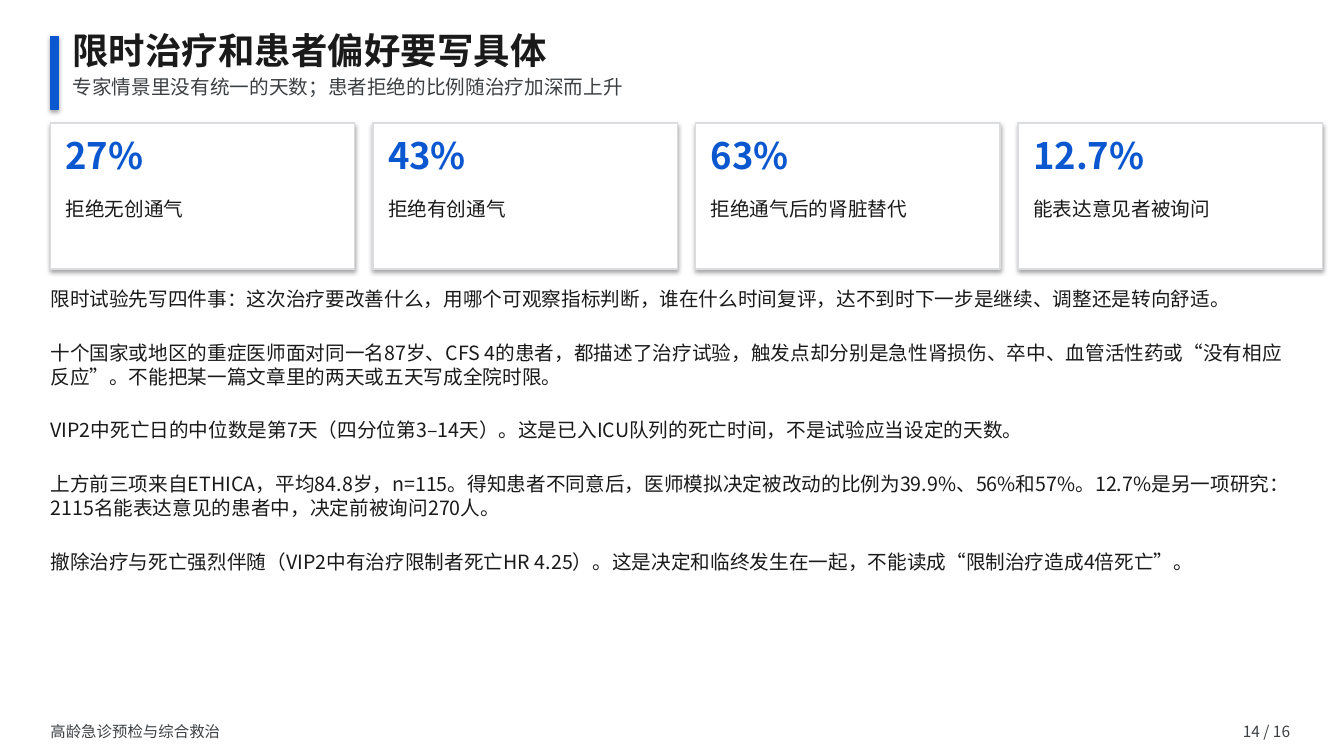
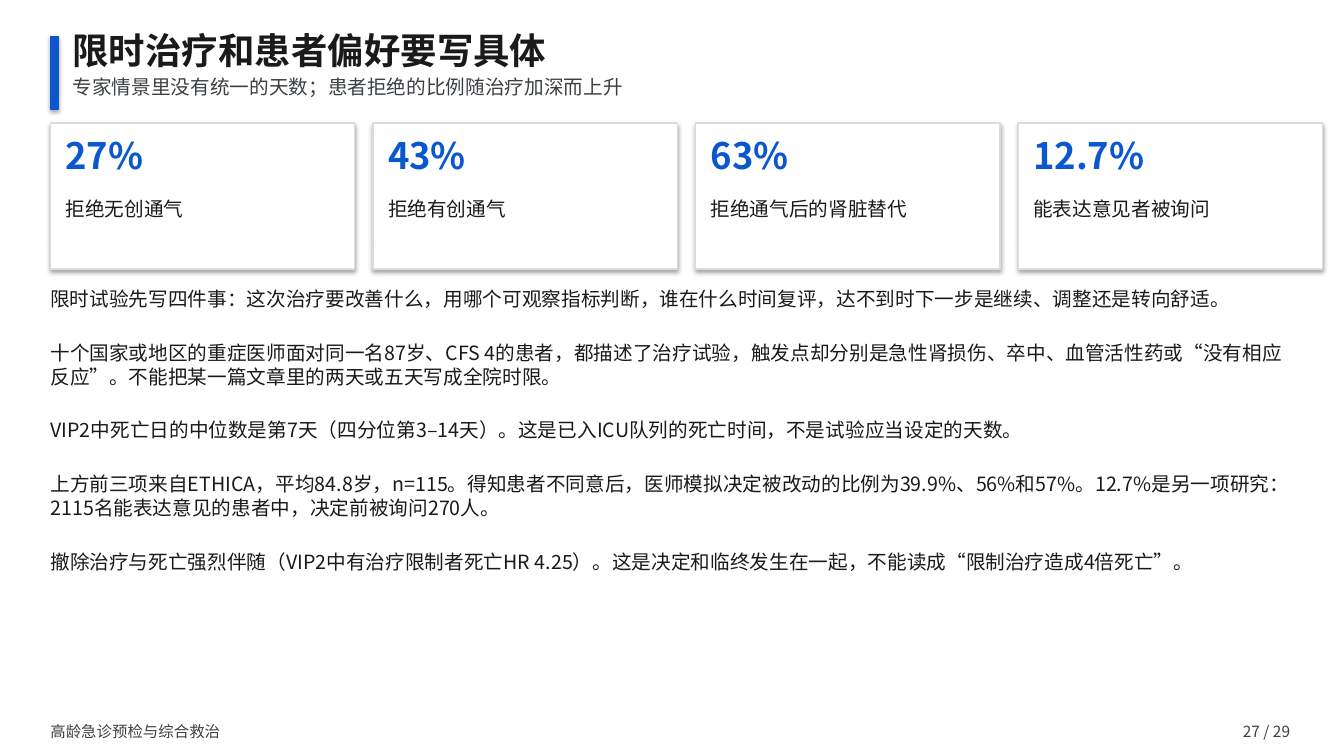
Before and after one commit to ttacuy/shania, a slide deck: slide 27 of evidence/elderly-ed-decision/高龄急诊预检与综合救治.pptx (slide 14 before the commit). Drawn at 1344x756 pixels with LibreOffice and Linux fonts; fonts in the diff are those of the drawing. Boxes give left, top, right and bottom in pixels: in the first picture for what was removed or moved away, otherwise in the second. Text is boxed around its words. In the diff, an @@ line names an element or a change of style, - is before the commit and + after.

```diff
--- a/evidence/elderly-ed-decision/高龄急诊预检与综合救治.pptx
+++ b/evidence/elderly-ed-decision/高龄急诊预检与综合救治.pptx
@@ text at <box>1243,725,1290,737</box>: text changed @@
-14 / 16
+27 / 29
```
Also in this commit, not shown: 15 other slides changed, 13 slides added, 15 other files.
